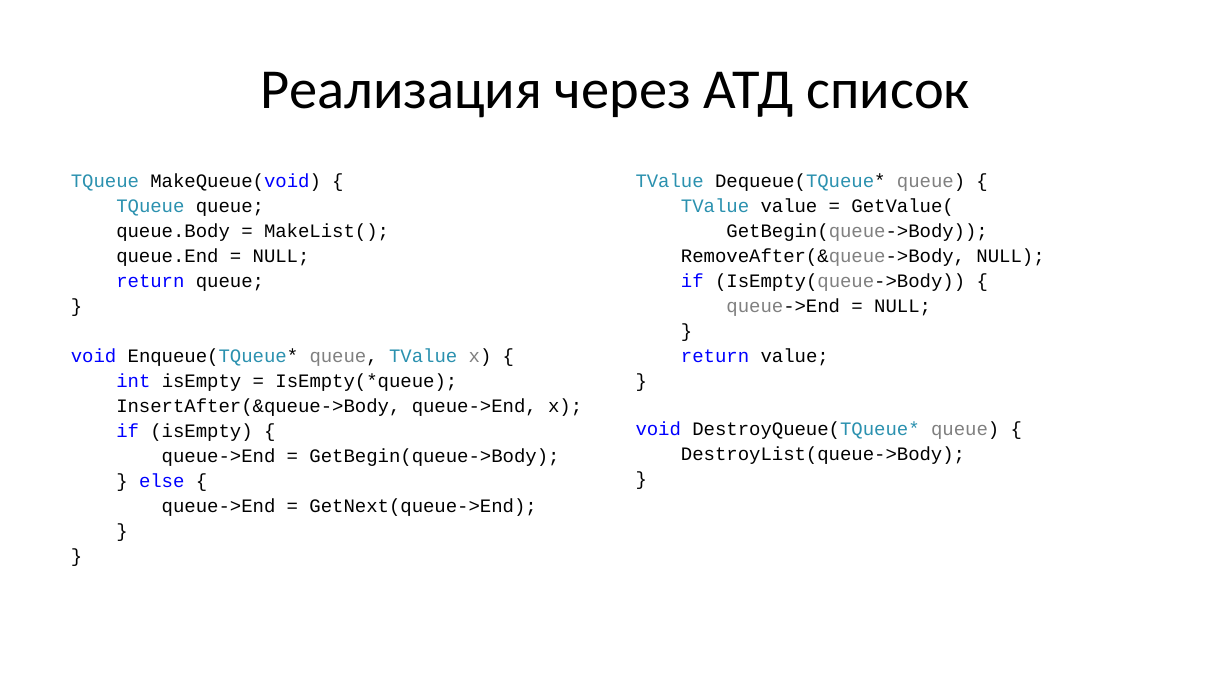
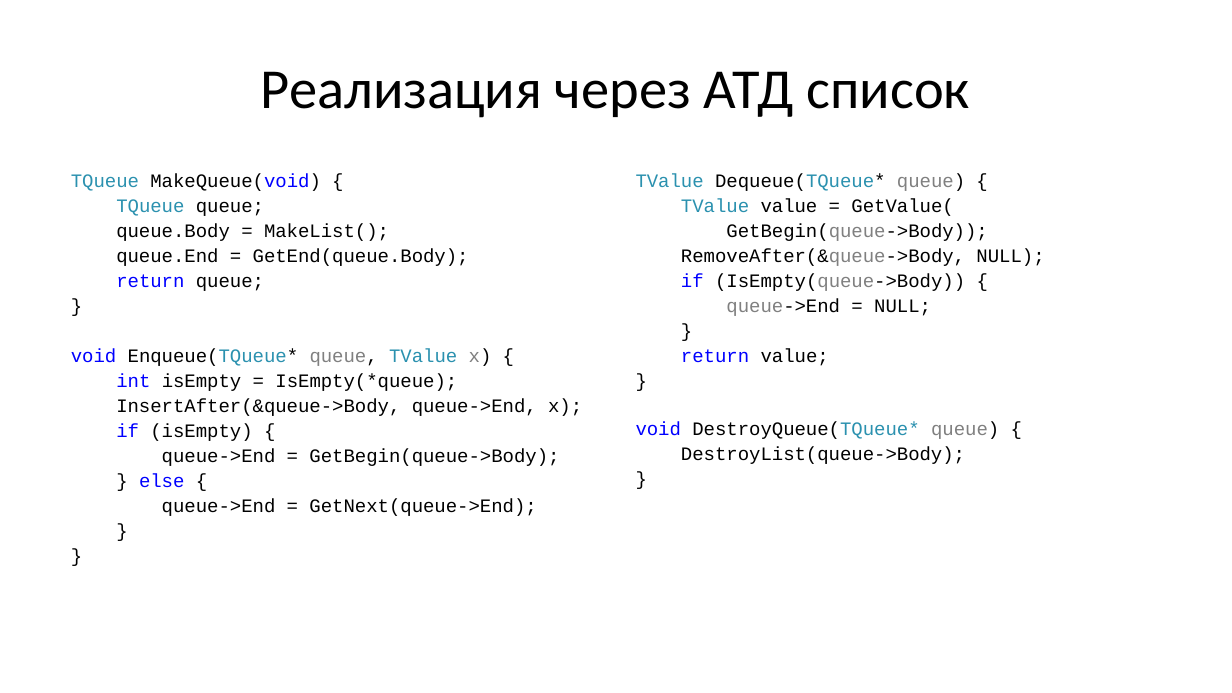
Before and after one commit to Evgueni-Petrov-aka-espetrov/Algorithms-and-Programming-in-C-pptx, a slide deck: slide 14 of 09 Списки (окончание) Графы.pptx. Drawn at 1232x693 pixels with LibreOffice and Linux fonts; fonts in the diff are those of the drawing. Boxes give left, top, right and bottom in pixels: in the first picture for what was removed or moved away, otherwise in the second. Text is boxed around its words. In the diff, an @@ line names an element or a change of style, - is before the commit and + after.

```diff
--- a/09 Списки (окончание) Графы.pptx
+++ b/09 Списки (окончание) Графы.pptx
@@ text at [116, 249, 469, 266]: text changed @@
-queue.End = NULL;
+queue.End = GetEnd(queue.Body);
```
Also in this commit, not shown: 19 other slides changed.
